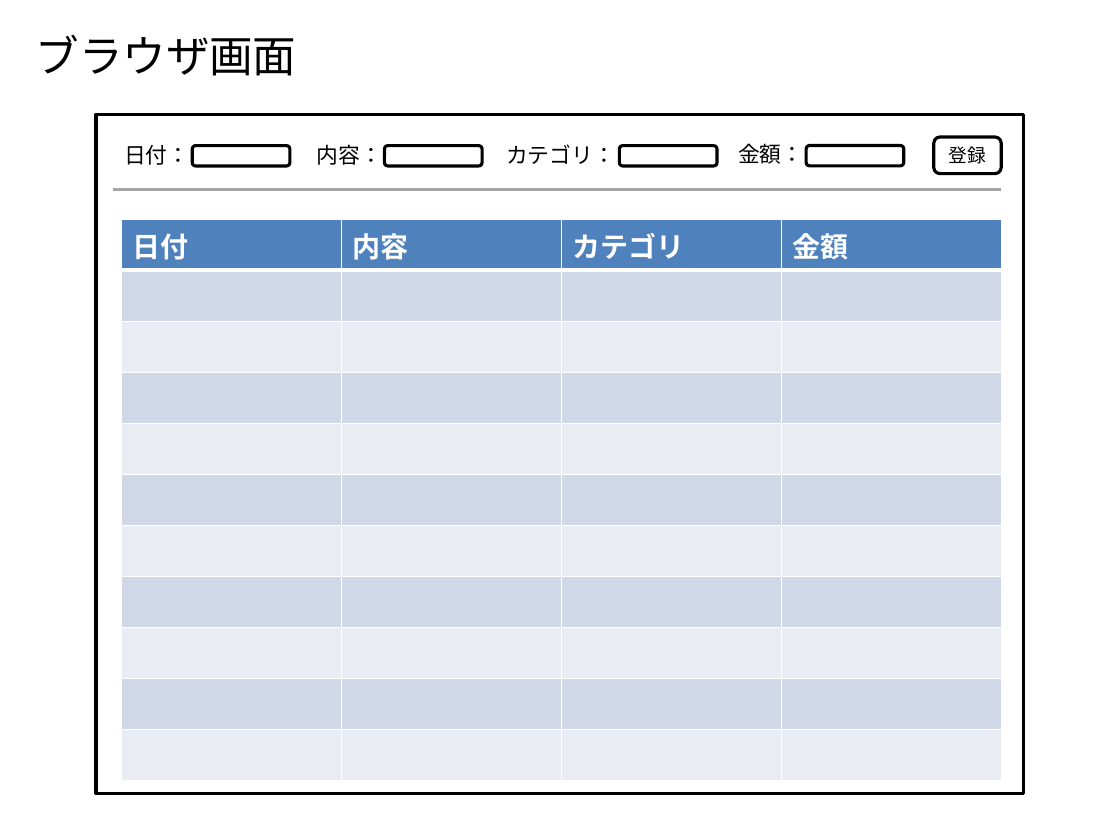
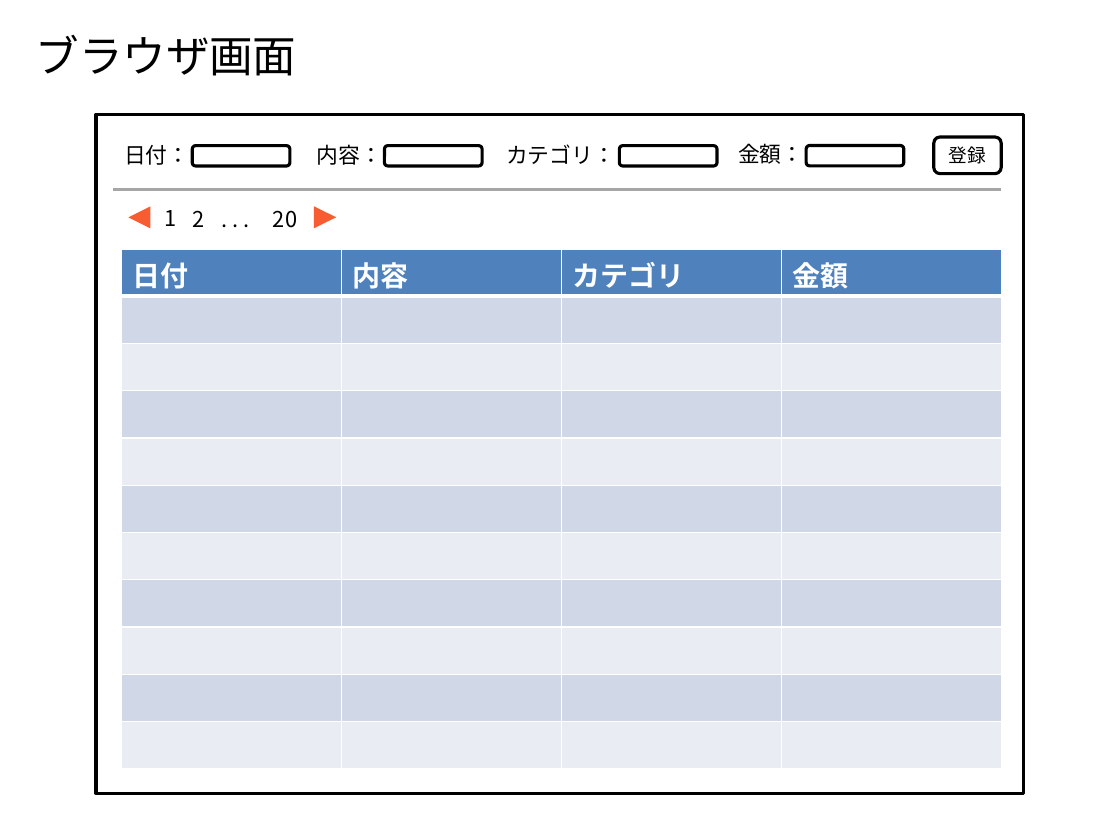
Before and after one commit to Leonis0813/chort, a slide deck: slide 3 of algieba/interface/ui.pptx (slide 2 before the commit). Drawn at 1120x840 pixels with LibreOffice and Linux fonts; fonts in the diff are those of the drawing. Boxes give left, top, right and bottom in pixels: in the first picture for what was removed or moved away, otherwise in the second. Text is boxed around its words. In the diff, an @@ line names an element or a change of style, - is before the commit and + after.

```diff
--- a/algieba/interface/ui.pptx
+++ b/algieba/interface/ui.pptx
@@ triangle added at box(129, 206, 151, 228), fill #F75D31 @@
@@ text added at box(211, 200, 271, 239), 14 pt, text #000000 @@
+. . .
@@ triangle added at box(314, 206, 336, 228), fill #F75D31 @@
@@ text added at box(164, 210, 176, 226), 14 pt, text #000000 @@
+1
@@ text added at box(192, 210, 204, 227), 14 pt, text #000000 @@
+2
@@ text added at box(273, 210, 297, 228), 14 pt, text #000000 @@
+20
@@ table: place and size @@
-table at box(122, 220, 1000, 781)
+table at box(122, 249, 1000, 769)
```
Also in this commit, not shown: 1 other slide changed, 1 slide added, 33 other files.
